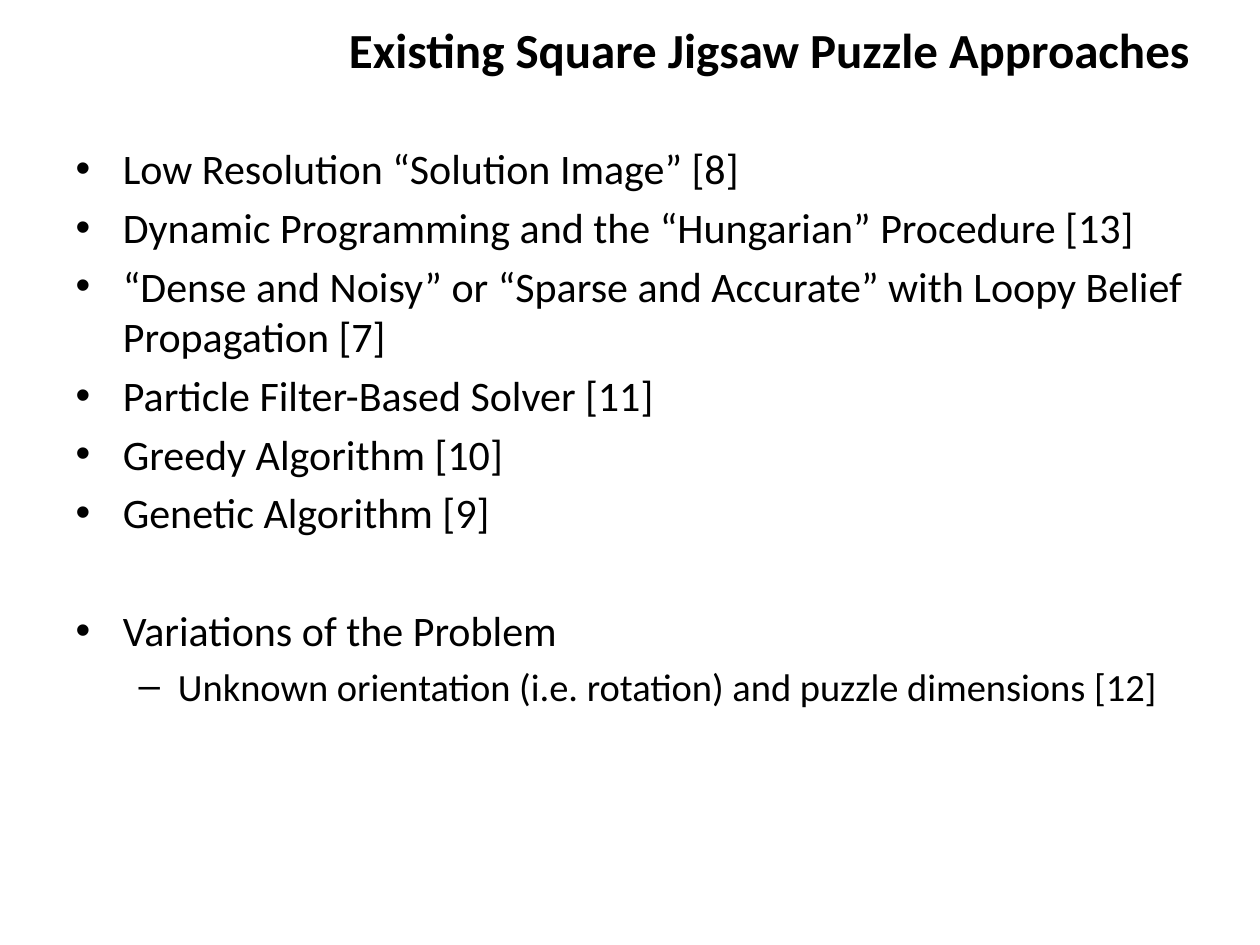
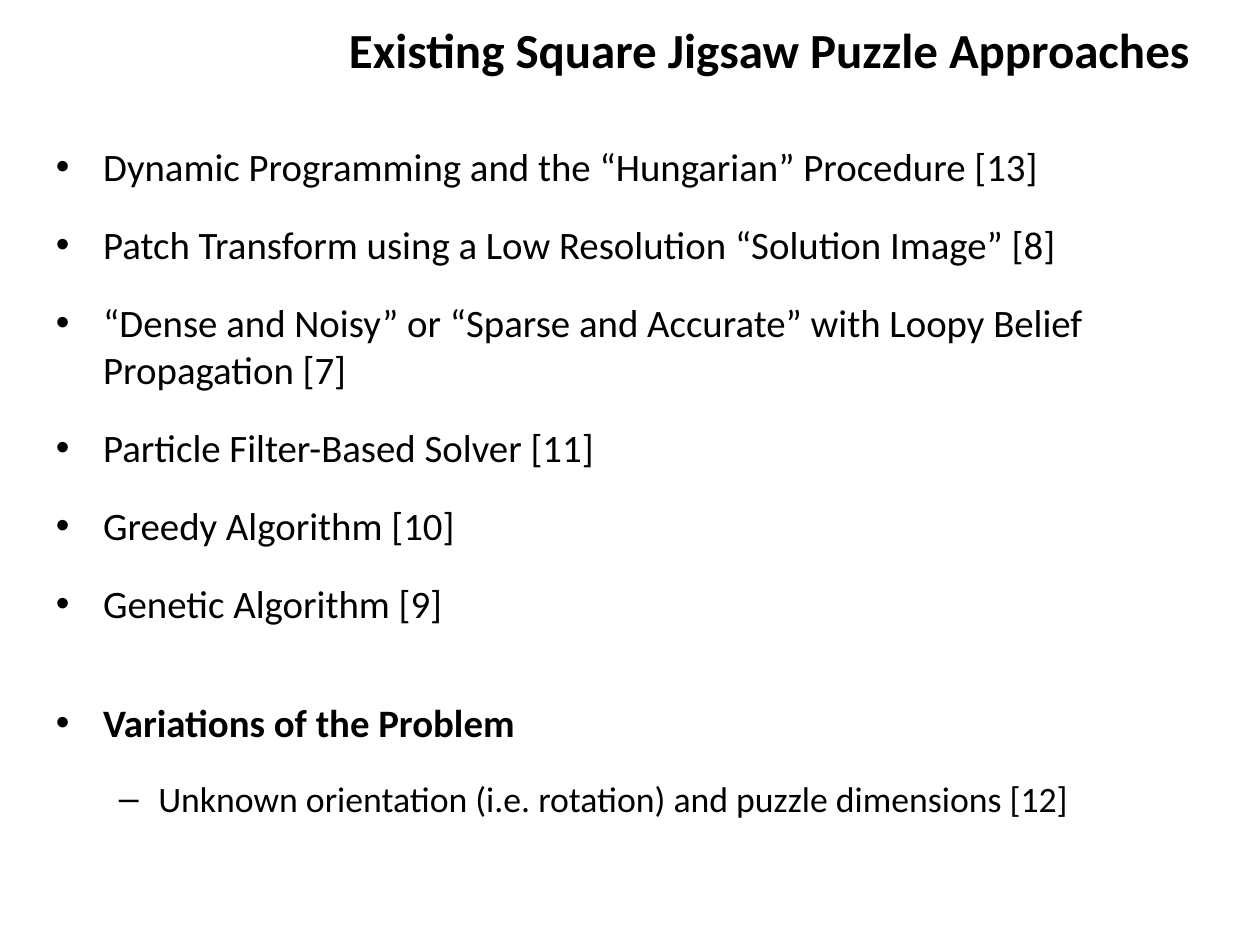
Before and after one commit to ZaydH/sjsu_thesis, a slide deck: slide 14 of Papers/Zayd_Hammoudeh_-_Square_Jigsaw_Puzzle_Problem_Literature_Review.pptx. Drawn at 1260x945 pixels with LibreOffice and Linux fonts; fonts in the diff are those of the drawing; background and template pictures are left out. Boxes give left, top, right and bottom in pixels: in the first picture for what was removed or moved away, otherwise in the second. Text is boxed around its words. In the diff, an @@ line names an element or a change of style, - is before the commit and + after.

Commit message:
Uploading last iterative update on the literate review for the night. Uploading previous SJSU student's thesis on jigsaw puzzle problem. Uploading the updated BibTex file.

```diff
--- a/Papers/Zayd_Hammoudeh_-_Square_Jigsaw_Puzzle_Problem_Literature_Review.pptx
+++ b/Papers/Zayd_Hammoudeh_-_Square_Jigsaw_Puzzle_Problem_Literature_Review.pptx
@@ text "Dynamic Programming and the “Hungarian” ...": place and size @@
-text "Dynamic Programming and the “Hungarian” ..." at box(123, 153, 1182, 708)
+text "Dynamic Programming and the “Hungarian” ..." at box(103, 153, 1082, 818)
@@ text at box(103, 153, 1082, 818): size 24 to 22.2 pt in "Dynamic Programming and the “Hungarian” Procedure [13]", "“Dense and Noisy” or “Sparse and Accurate” ...", "Particle Filter-Based Solver [11]", "Greedy Algorithm [10]" and 2 more places; bold on in "Variations of the Problem"; size 22 to 20.4 pt in "Unknown orientation (i.e. rotation) and puzzle dimensions ..."; more space between paragraphs @@
@@ text at box(123, 153, 739, 192): paragraph removed @@
-• Low Resolution “Solution Image” [8]
@@ text at box(103, 231, 1055, 266): paragraph added @@
+• Patch Transform using a Low Resolution “Solution Image” [8]
```
Also in this commit, not shown: 5 other slides changed, 6 slides added, 2 other files.
